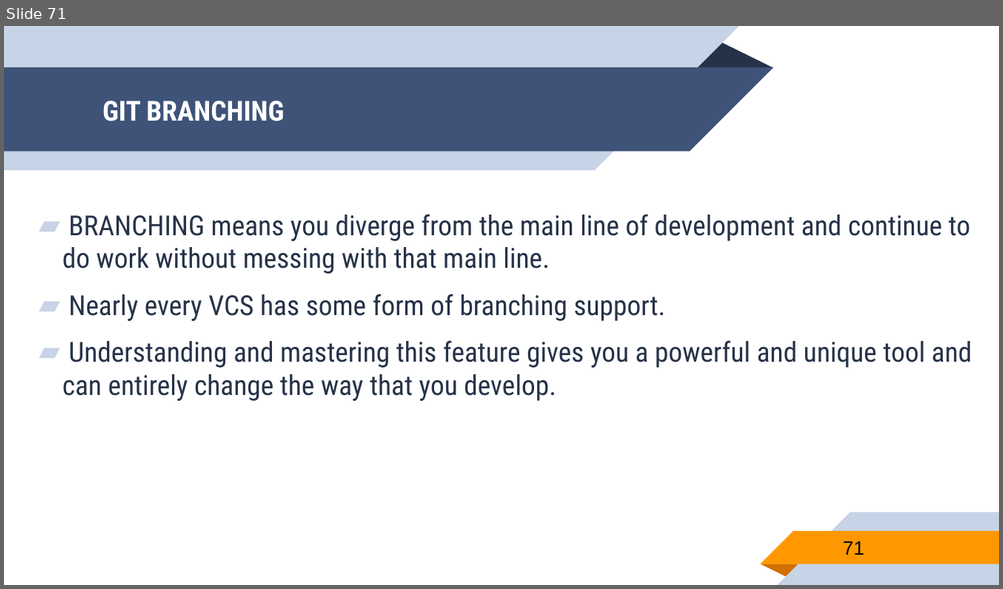
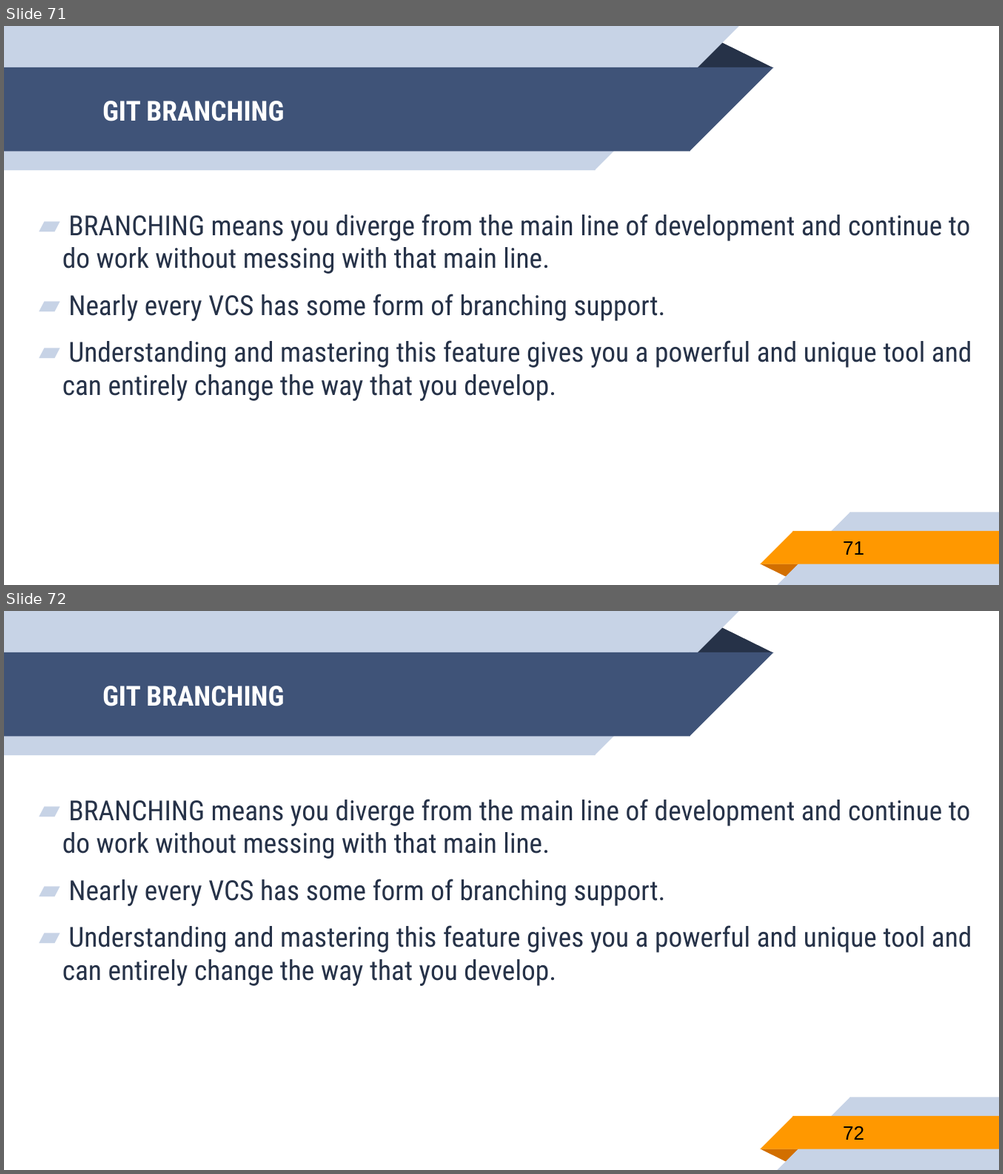
Before and after one commit to nguyentrongtiencntt/GIT, a slide deck: GIT.pptx. Shown one above the other, each under a label of ours: slide 71 before the commit, slides 71 and 72 after it. The pictures are 1003x589 and 1003x1174 pixels, drawn with LibreOffice and Linux fonts; fonts in the diff are those of the drawing. Boxes give left, top, right and bottom in pixels: in the first picture for what was removed or moved away, otherwise in the second. Text is boxed around its words. In the diff, an @@ line names an element or a change of style, - is before the commit and + after.

Commit message:
finish the basic branch and merge

```diff
--- a/GIT.pptx
+++ b/GIT.pptx
@@ slide 72 added at (4,611,999,1170), background #FFFFFF; not listed: 10 template elements that a slide beside it also shows @@
@@ title added at (102,686,284,706), 20 pt, text #FFFFFF, bold @@
+GIT BRANCHING
@@ text added at (62,799,972,986), 20 pt, text #263248 @@
+▰ BRANCHING means you diverge from the main line of development and continue to do work without messing with that main line.
+▰ Nearly every VCS has some form of branching support.
+▰ Understanding and mastering this feature gives you a powerful and unique tool and can entirely change the way that you develop.
@@ page number added at (842,1126,864,1140), 14 pt, text #000000 @@
+72
```
Also in this commit, not shown: 24 other slides added.
